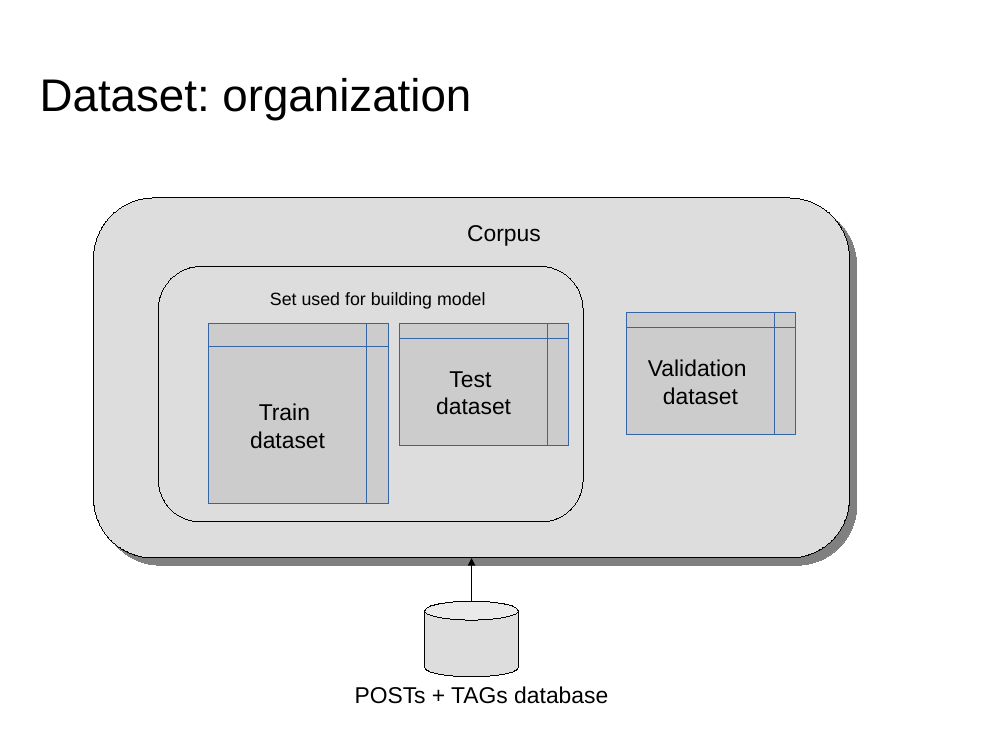
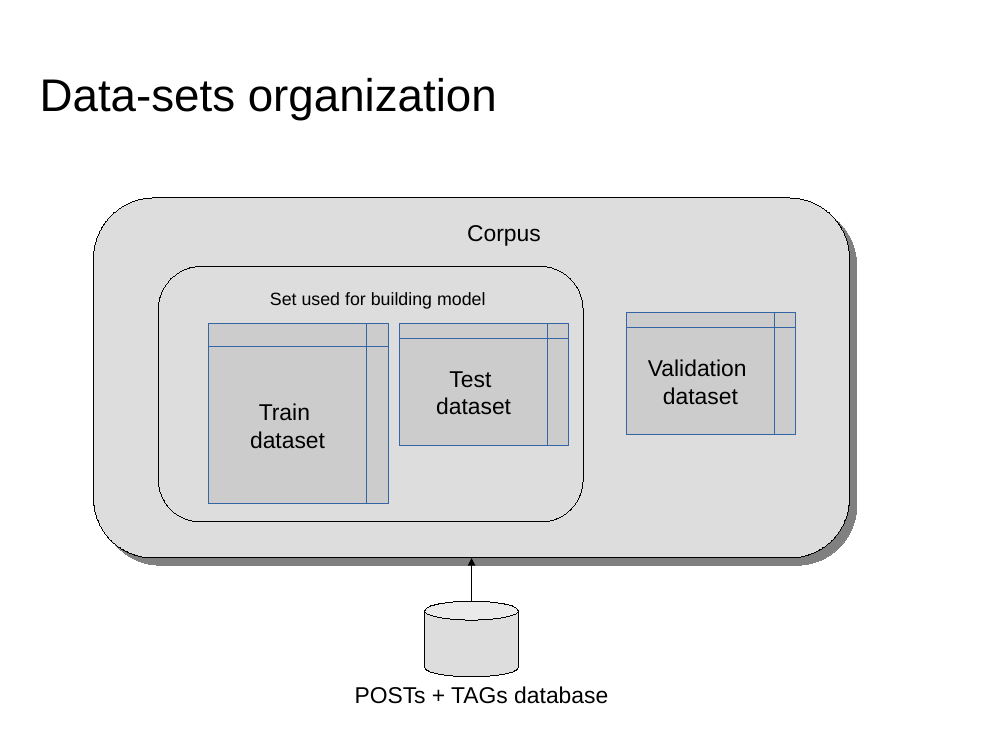
Before and after one commit to dataforcast/OC_Datascientist, a slide deck: slide 4 of P6/report/Openclassrooms_ParcoursDatascientist_P6-V1.odp (slide 5 before the commit). Drawn at 1008x756 pixels with LibreOffice and Linux fonts; fonts in the diff are those of the drawing; background and template pictures are left out. Boxes give left, top, right and bottom in pixels: in the first picture for what was removed or moved away, otherwise in the second. Text is boxed around its words. In the diff, an @@ line names an element or a change of style, - is before the commit and + after.

```diff
--- a/P6/report/Openclassrooms_ParcoursDatascientist_P6-V1.odp
+++ b/P6/report/Openclassrooms_ParcoursDatascientist_P6-V1.odp
@@ title at <box>40,78,497,121</box>: text changed @@
-Dataset: organization
+Data-sets organization
```
Also in this commit, not shown: 8 other slides changed, 2 slides added, 4 other files.
